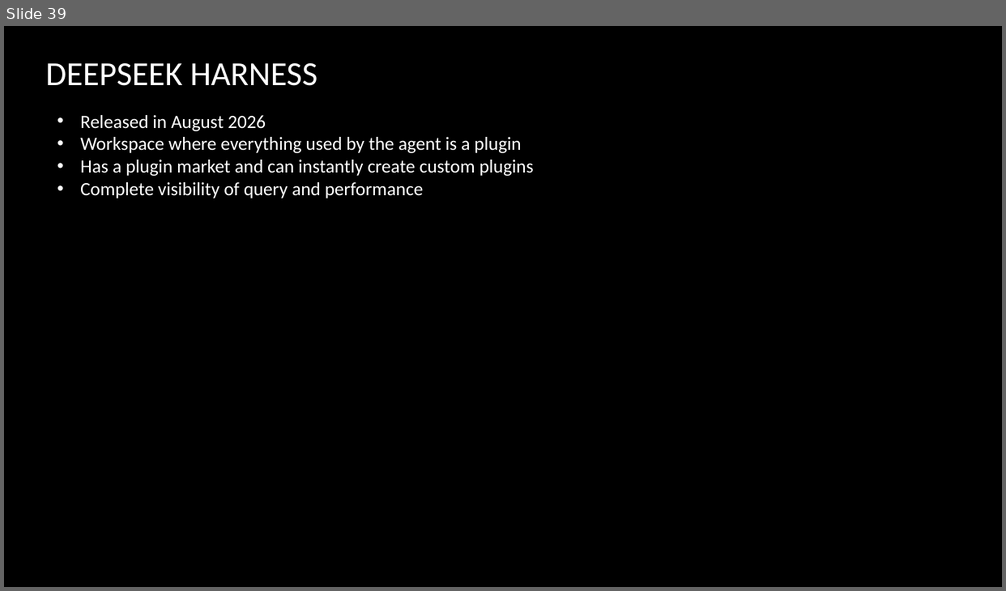
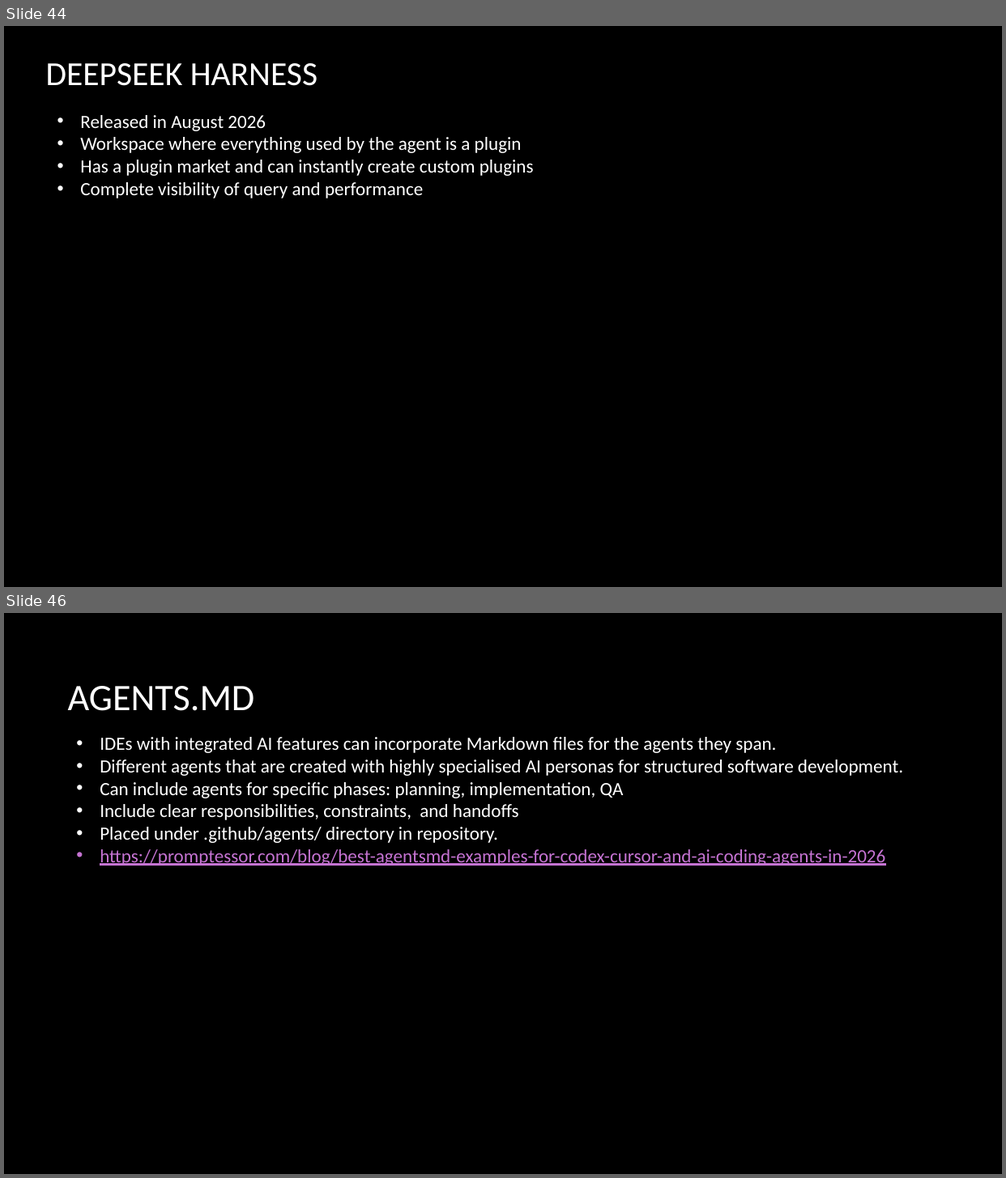
Before and after one commit to davejeon/dsr_agentic_ai, a slide deck: Agentic AI.pptx. Shown one above the other, each under a label of ours: slide 39 before the commit, slides 44 and 46 after it; the slides between them are not shown. The pictures are 1006x591 and 1006x1178 pixels, drawn with LibreOffice and Linux fonts; fonts in the diff are those of the drawing; background and template pictures are left out. Boxes give left, top, right and bottom in pixels: in the first picture for what was removed or moved away, otherwise in the second. Text is boxed around its words. In the diff, an @@ line names an element or a change of style, - is before the commit and + after.

```diff
--- a/Agentic AI.pptx
+++ b/Agentic AI.pptx
@@ slide 46 added at (4, 613, 1002, 1174), background picture (left out) @@
@@ title added at (68, 686, 255, 711), 36 pt, text #FFFFFF @@
+AGENTS.MD
@@ text added at (100, 737, 903, 866), 18 pt, text #FFFFFF @@
+• IDEs with integrated AI features can incorporate Markdown files for the agents they span.
+• Different agents that are created with highly specialised AI personas for structured software development.
+• Can include agents for specific phases: planning, implementation, QA
+• Include clear responsibilities, constraints, and handoffs
+• Placed under .github/agents/ directory in repository.
+• https://promptessor.com/blog/best-agentsmd-examples-for-codex-cursor-and-ai-coding-agents-in-2026
@@ what was slide 39 is now slide 44 @@
```
Also in this commit, not shown: 3 slides changed, 6 other slides added, 6 other files.
